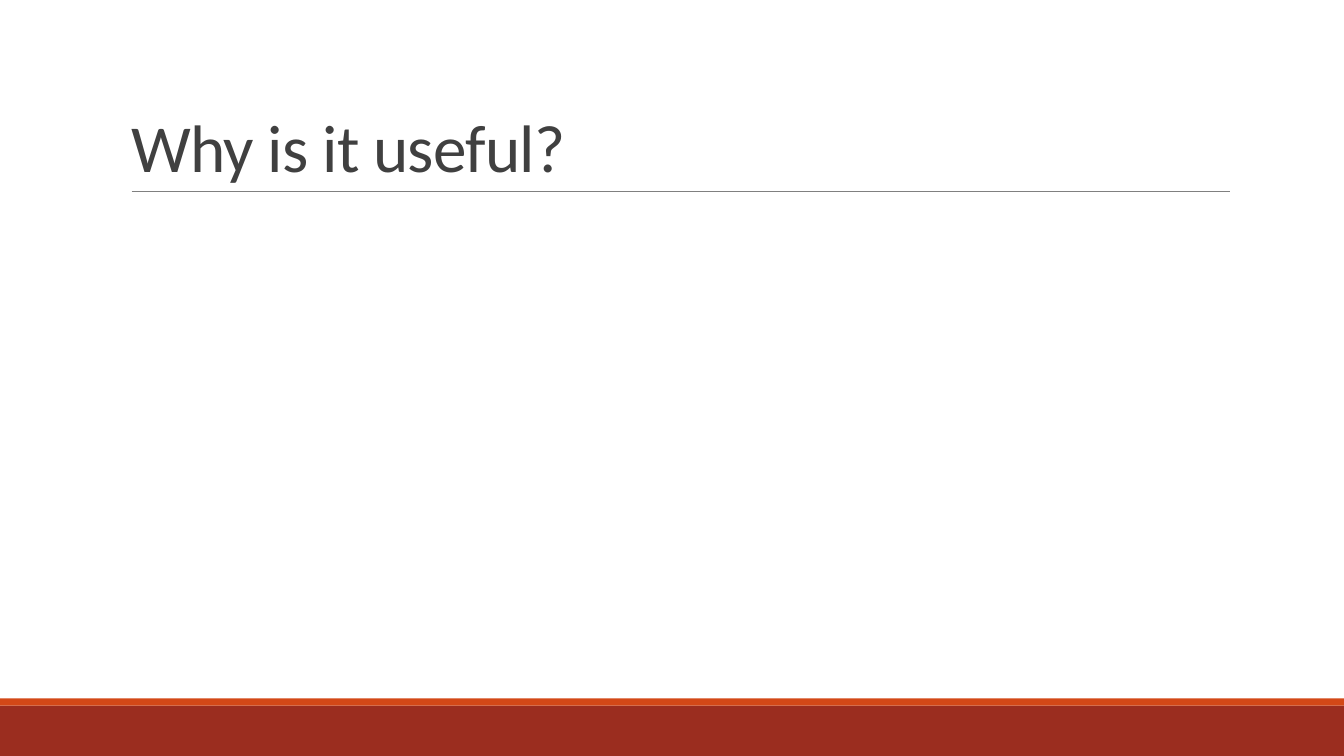
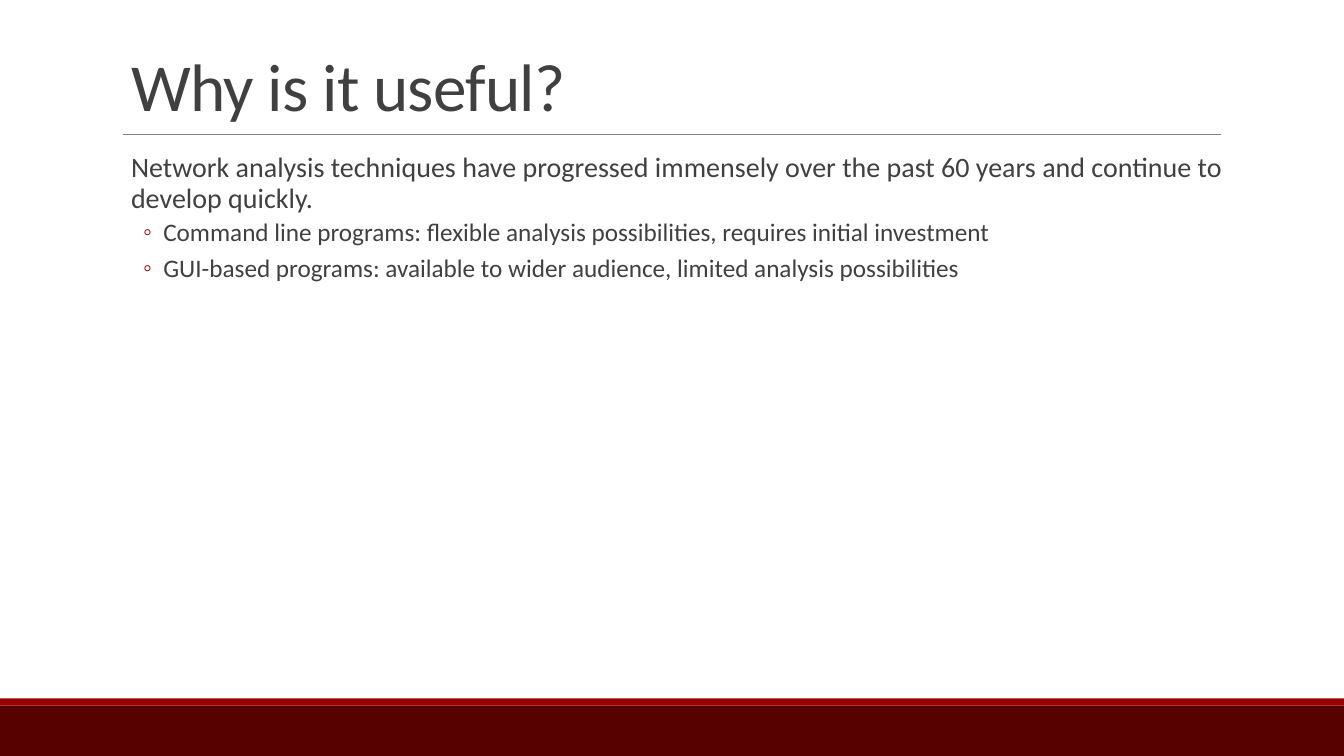
Before and after one commit to ebey/sunbelt2015, a slide deck: slide 3 of statnetWeb_slides.pptx. Drawn at 1344x756 pixels with LibreOffice and Linux fonts; fonts in the diff are those of the drawing. Boxes give left, top, right and bottom in pixels: in the first picture for what was removed or moved away, otherwise in the second. Text is boxed around its words. In the diff, an @@ line names an element or a change of style, - is before the commit and + after.

```diff
--- a/statnetWeb_slides.pptx
+++ b/statnetWeb_slides.pptx
@@ title "Why is it useful?": place and size @@
-title "Why is it useful?" at box(131, 125, 565, 183)
+title "Why is it useful?" at box(131, 64, 565, 122)
@@ line moved from (132, 192) - (1231, 192) to (123, 135) - (1222, 135) @@
@@ text added at box(131, 157, 1222, 282), 18 pt, text #404040 @@
+  Network analysis techniques have progressed immensely over the past 60 years and continue to develop quickly.
+  ◦ Command line programs: flexible analysis possibilities, requires initial investment
+  ◦ GUI-based programs: available to wider audience, limited analysis possibilities
@@ rectangle at box(0, 706, 1344, 756): fill #9B2D1F to #580101 @@
@@ rectangle at box(0, 699, 1344, 706): fill #D34817 to #990000 @@
```
Also in this commit, not shown: 12 other slides changed, 3 other files.
